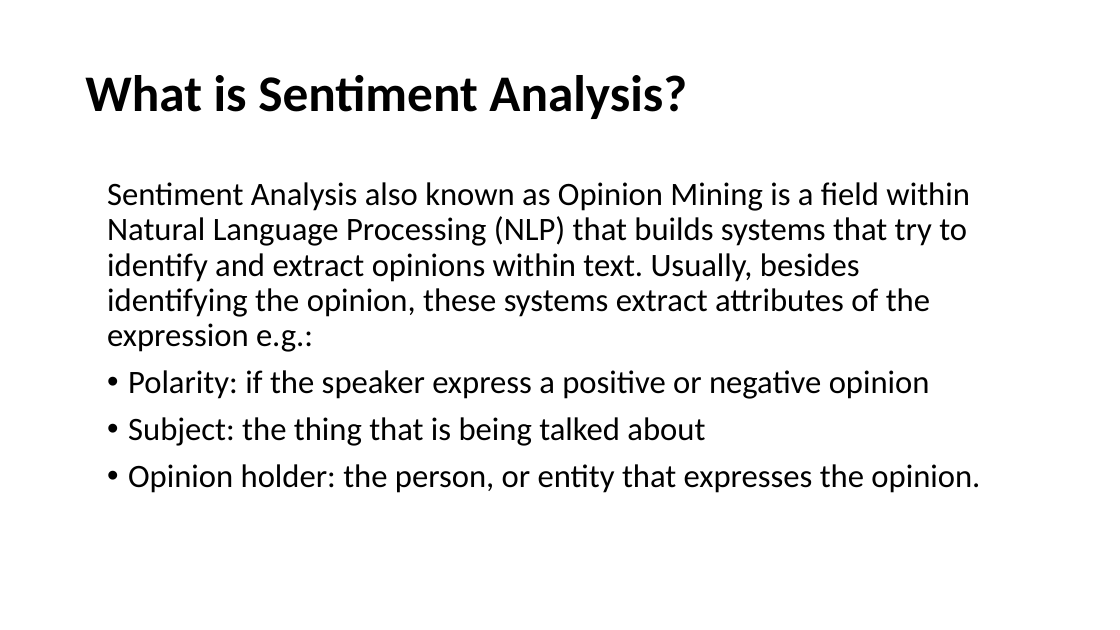
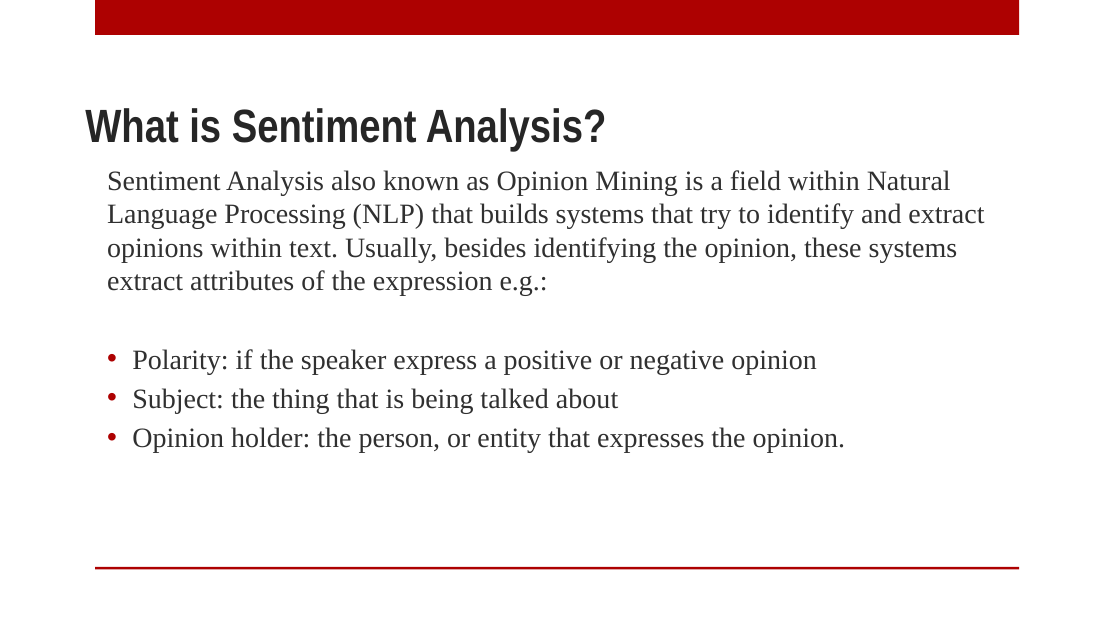
Before and after one commit to slugger07/ML-Experiments, a slide deck: slide 2 of Racism Analysis Twitter Data/Sentiment Analysis.pptx. Drawn at 1120x630 pixels with LibreOffice and Linux fonts; fonts in the diff are those of the drawing; background and template pictures are left out. Boxes give left, top, right and bottom in pixels: in the first picture for what was removed or moved away, otherwise in the second. Text is boxed around its words. In the diff, an @@ line names an element or a change of style, - is before the commit and + after.

```diff
--- a/Racism Analysis Twitter Data/Sentiment Analysis.pptx
+++ b/Racism Analysis Twitter Data/Sentiment Analysis.pptx
@@ rectangle added at box(95, 0, 1019, 35), fill #AD0101 @@
@@ title "What is Sentiment Analysis?" at box(85, 108, 607, 152): size 44 to 40 pt, font Calibri to Arial Narrow, text colour #000000 to #262626; line spacing 0.9 to 1; vertical alignment middle to bottom @@
@@ text "Sentiment Analysis also known as ..." at box(107, 170, 984, 453): size 28 to 24 pt, font Calibri to Times New Roman, text colour #000000 to #303030; line spacing 0.9 to 1; less space between paragraphs; indent changed; vertical alignment top to middle @@
@@ rectangle added at box(95, 567, 1019, 570), fill #AD0101 @@
```
Also in this commit, not shown: 5 other slides changed, 16 slides added, 4 slides removed, 1 other file.
